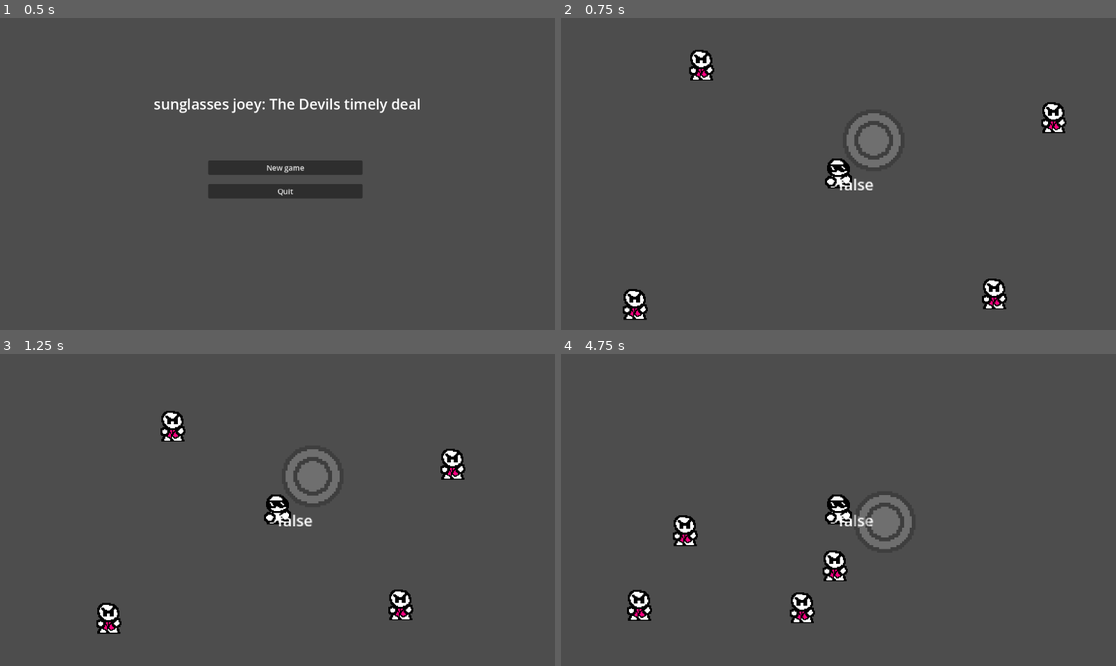
Above: before the commit, frames 1-4 (two rows, left to right).
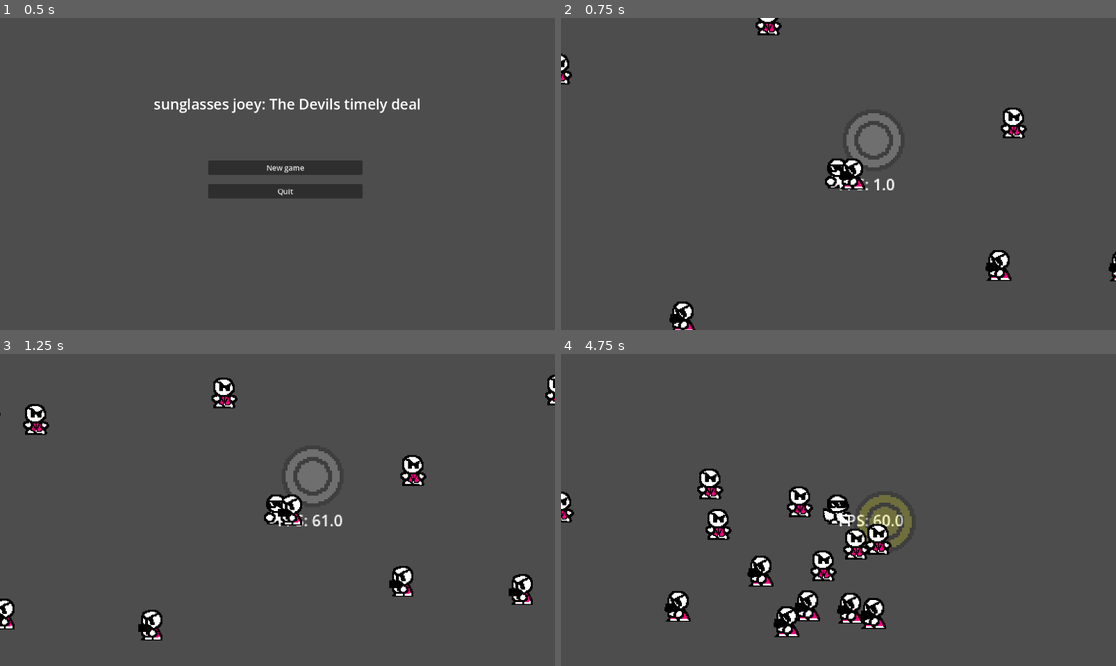
Above: after the commit, the same moments.

Repository: Daxlate/SunglassesJoey
Game: Godot game, scene res://scenes/Main menu/main_menu.tscn
The game is run twice, just before and just after one commit, with the same random seed, the same clock (stepped at 60 frames per second) and the same inputs.
Inputs (mouse positions are in pixels of both pictures, inside the frame that each line leads up to):
- Up to frame 1 (0.5 s): no input
- Up to frame 2 (0.75 s): click "New game" at 0.5 s
- Up to frame 3 (1.25 s): no input
- Up to frame 4 (4.75 s): move the mouse to (960, 494) at 1.27 s; press the mouse at (960, 494) at 1.28 s; hold D (MoveRight) 1.28-2.03 s; move the mouse to (727, 525) at 2.02 s; release the mouse at (727, 525) at 2.03 s; hold S (MoveDown) 2.03-2.78 s; click (727, 525) at 2.1 s; move the mouse to (894, 441) at 2.77 s; press the mouse at (894, 441) at 2.78 s; hold D (MoveRight) 2.78-3.53 s; move the mouse to (810, 572) at 3.52 s; release the mouse at (810, 572) at 3.53 s; hold W (MoveUp) 3.53-4.28 s; click (810, 572) at 3.6 s; move the mouse to (1005, 556) at 4.27 s; press the mouse at (1005, 556) at 4.28 s; hold A (MoveLeft) from 4.28 s (still down)

Frame 1 is identical in both runs. In frame 2, 3.4% of the frame differs, in the area x 0-100%, y 0-100%; in frame 3, 4.4%; in frame 4, 6.4%, in the area x 0-64%, y 36-91%.

Commit message:
fps change and other stuff

Diff:
--- a/JoeyMovement.gd
+++ b/JoeyMovement.gd
@@ -7,7 +7,7 @@
 	var usable_angle = rad_to_deg(angle_to_mouse)
 	var final_vector = Vector2.from_angle(angle_to_mouse) * 50
 	$Crosshair.position = final_vector
-	$Label.text = str(is_punch)
+
 
 
 func _physics_process(delta):
--- a/scenes/Sunglassesjoey.tscn
+++ b/scenes/Sunglassesjoey.tscn
@@ -6,6 +6,7 @@
 [ext_resource type="Texture2D" uid="uid://cmcgv2n3aafml" path="res://Sprites/SJplaceholder2.png" id="3_g85nd"]
 [ext_resource type="PackedScene" uid="uid://b2opxkkf3uli" path="res://scenes/crosshair.tscn" id="4_g85nd"]
 [ext_resource type="Texture2D" uid="uid://cbycfjthsdjys" path="res://Sprites/SJplaceholderpunch2.png" id="4_hyixy"]
+[ext_resource type="Script" uid="uid://bu83am4sqx32w" path="res://scenes/label.gd" id="6_hyixy"]
 
 [sub_resource type="AtlasTexture" id="AtlasTexture_5vvpy"]
 atlas = ExtResource("2_lc3ti")
@@ -70,6 +71,7 @@
 [node name="Label" type="Label" parent="." unique_id=1842232647]
 offset_right = 40.0
 offset_bottom = 23.0
+script = ExtResource("6_hyixy")
 
 [node name="CollisionShape2D" type="CollisionShape2D" parent="." unique_id=683776314]
 shape = SubResource("CapsuleShape2D_7aqps")
--- a/scenes/basic_goon.tscn
+++ b/scenes/basic_goon.tscn
@@ -42,6 +42,7 @@
 [node name="AnimatedSprite2D" type="AnimatedSprite2D" parent="." unique_id=1678201634]
 position = Vector2(0, 1)
 sprite_frames = SubResource("SpriteFrames_opb3r")
+autoplay = "default"
 frame_progress = 0.41474754
 
 [node name="CollisionShape2D" type="CollisionShape2D" parent="." unique_id=607695514]
--- /dev/null
+++ b/scenes/label.gd
@@ -0,0 +1,4 @@
+extends Label
+
+func _process(delta: float) -> void:
+	text = "FPS: " + str(Engine.get_frames_per_second())
--- a/scenes/mainscene.tscn
+++ b/scenes/mainscene.tscn
@@ -50,16 +50,52 @@
 position = Vector2(0, 371)
 shape = SubResource("WorldBoundaryShape2D_golqe")
 
-[node name="RangedGoon" parent="Boundaries" unique_id=78784907 instance=ExtResource("2_nx3wj")]
-position = Vector2(-224, 143)
-
-[node name="RangedGoon2" parent="Boundaries" unique_id=932504312 instance=ExtResource("2_nx3wj")]
-position = Vector2(172, 133)
-
 [node name="enemies" type="Node" parent="." unique_id=93335251]
 
+[node name="BasicGoon7" parent="enemies" unique_id=260915355 instance=ExtResource("3_nx3wj")]
+position = Vector2(-355, -125)
+
+[node name="BasicGoon8" parent="enemies" unique_id=1709093062 instance=ExtResource("3_nx3wj")]
+position = Vector2(-304, -114)
+
+[node name="RangedGoon7" parent="enemies" unique_id=78784907 instance=ExtResource("2_nx3wj")]
+position = Vector2(-337, 128)
+
+[node name="RangedGoon8" parent="enemies" unique_id=341792417 instance=ExtResource("2_nx3wj")]
+position = Vector2(-390, 122)
+
+[node name="BasicGoon5" parent="enemies" unique_id=1561671155 instance=ExtResource("3_nx3wj")]
+position = Vector2(343, -147)
+
+[node name="BasicGoon6" parent="enemies" unique_id=460568539 instance=ExtResource("3_nx3wj")]
+position = Vector2(394, -136)
+
+[node name="RangedGoon5" parent="enemies" unique_id=1382173025 instance=ExtResource("2_nx3wj")]
+position = Vector2(361, 106)
+
+[node name="RangedGoon6" parent="enemies" unique_id=507661505 instance=ExtResource("2_nx3wj")]
+position = Vector2(308, 100)
+
+[node name="BasicGoon3" parent="enemies" unique_id=60038929 instance=ExtResource("3_nx3wj")]
+position = Vector2(-44, -263)
+
+[node name="BasicGoon4" parent="enemies" unique_id=172670430 instance=ExtResource("3_nx3wj")]
+position = Vector2(157, -267)
+
+[node name="RangedGoon3" parent="enemies" unique_id=885270258 instance=ExtResource("2_nx3wj")]
+position = Vector2(179, 102)
+
+[node name="RangedGoon4" parent="enemies" unique_id=1906651154 instance=ExtResource("2_nx3wj")]
+position = Vector2(16, 0)
+
 [node name="BasicGoon" parent="enemies" unique_id=2005530833 instance=ExtResource("3_nx3wj")]
-position = Vector2(-154, -122)
+position = Vector2(-79, -173)
 
 [node name="BasicGoon2" parent="enemies" unique_id=1088482388 instance=ExtResource("3_nx3wj")]
-position = Vector2(236, -62)
+position = Vector2(195, -57)
+
+[node name="RangedGoon2" parent="enemies" unique_id=932504312 instance=ExtResource("2_nx3wj")]
+position = Vector2(75, 236)
+
+[node name="RangedGoon" parent="enemies" unique_id=1259224582 instance=ExtResource("2_nx3wj")]
+position = Vector2(-172, 158)
--- a/scenes/ranged_goon.tscn
+++ b/scenes/ranged_goon.tscn
@@ -1,29 +1,29 @@
 [gd_scene format=3 uid="uid://b55np8d5iacbq"]
 
 [ext_resource type="Script" uid="uid://2gvbi540gt0b" path="res://ranged_goon.gd" id="1_hh6sc"]
-[ext_resource type="Texture2D" uid="uid://bu56l8f3qfs4w" path="res://Sprites/enm1placeholder1.png" id="1_xdk5i"]
-[ext_resource type="Texture2D" uid="uid://bmxkayl4u5mc0" path="res://Sprites/enm1placeholder2.png" id="2_hh6sc"]
+[ext_resource type="Texture2D" uid="uid://bhxtahkd3dqlu" path="res://Sprites/enm1placeholderGun1.png" id="2_ducqr"]
+[ext_resource type="Texture2D" uid="uid://dbnvo7jvsjaqo" path="res://Sprites/enm1placeholderGun2.png" id="3_mjjxf"]
 
 [sub_resource type="CapsuleShape2D" id="CapsuleShape2D_txbyy"]
 radius = 11.5
 height = 32.0
 
-[sub_resource type="AtlasTexture" id="AtlasTexture_wr2nn"]
-atlas = ExtResource("1_xdk5i")
+[sub_resource type="AtlasTexture" id="AtlasTexture_gxjks"]
+atlas = ExtResource("2_ducqr")
 region = Rect2(0, 0, 32, 32)
 
-[sub_resource type="AtlasTexture" id="AtlasTexture_3a3vp"]
-atlas = ExtResource("2_hh6sc")
+[sub_resource type="AtlasTexture" id="AtlasTexture_vqraf"]
+atlas = ExtResource("3_mjjxf")
 region = Rect2(0, 0, 32, 32)
 
 [sub_resource type="SpriteFrames" id="SpriteFrames_yfrnc"]
 animations = [{
 "frames": [{
 "duration": 1.0,
-"texture": SubResource("AtlasTexture_wr2nn")
+"texture": SubResource("AtlasTexture_gxjks")
 }, {
 "duration": 1.0,
-"texture": SubResource("AtlasTexture_3a3vp")
+"texture": SubResource("AtlasTexture_vqraf")
 }],
 "loop": 1,
 "name": &"default",
@@ -36,7 +36,7 @@
 
 [node name="RangedGoon" type="CharacterBody2D" unique_id=78784907]
 collision_layer = 64
-collision_mask = 98
+collision_mask = 96
 script = ExtResource("1_hh6sc")
 
 [node name="CollisionShape2D" type="CollisionShape2D" parent="." unique_id=1197788757]
@@ -46,9 +46,12 @@
 [node name="AnimatedSprite2D" type="AnimatedSprite2D" parent="." unique_id=2140088207]
 position = Vector2(0, 1)
 sprite_frames = SubResource("SpriteFrames_yfrnc")
+autoplay = "default"
+frame = 1
+frame_progress = 0.93160576
 
 [node name="Area2D" type="Area2D" parent="." unique_id=80926508]
-collision_layer = 2
+collision_layer = 64
 collision_mask = 32
 
 [node name="CollisionShape2D" type="CollisionShape2D" parent="Area2D" unique_id=150738566]
Not shown, added: Sprites/Pentagram-Sheet.png.import
Not shown, added: scenes/label.gd.uid
